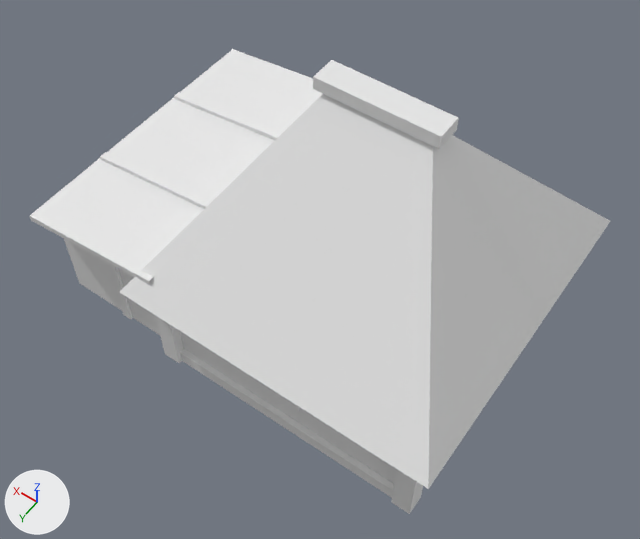
One commit to the glTF model assets/models/weaver-cottage.glb: the scene before it, then after it.
Both versions are drawn from a camera (50 mm lens) standing at (-5.88, 8.05, 13.44) and looking at (-0.8, 0.94, 2.26). Every picture has the same lights, and +X, +Y and +Z are marked at lower left. The picture after the commit comes second. Vertices at exactly the same position are counted once.

Objects in the first picture: 'weaver-cottage'.
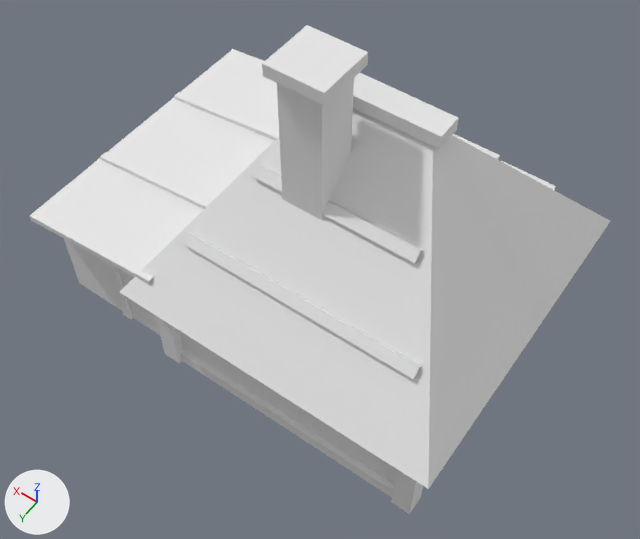
Location of each change, [x1, y1, x2, y2] in pixels of the pictures (640 x 539 px):
'weaver-cottage', reshaped
    before: [30, 49, 610, 514]
    after: [30, 25, 610, 514]
part 1 of me_weaver_cottage, added
    after: [277, 78, 354, 220]
part 2 of me_weaver_cottage, added
    after: [262, 25, 368, 106]
part 3 of me_weaver_cottage, added
    after: [184, 134, 558, 380]

The change, as a diff of the scene's bpy script:
```diff
--- a/assets/models/weaver-cottage.glb.py
+++ b/assets/models/weaver-cottage.glb.py
@@ me_weaver_cottage @@
 # used by ob_weaver_cottage; location = (0.0, 0.0, 0.0)
-me_weaver_cottage.from_pydata(...)  # 358 vertices, 486 faces; spans x -4.1..4.0, y -3.0..3.0, z 0.0..5.39
+me_weaver_cottage.from_pydata(...)  # 406 vertices, 540 faces; spans x -4.1..4.0, y -3.0..3.0, z 0.0..6.4
+# me_weaver_cottage part 1: the loose piece of 8 vertices spanning x -3.6..1.2, y -2.5..2.5, z 0.0..2.3 is copied, and the copy is scaled about its middle by (0.146, 0.14, 1.26), then moved by (0.5, 0.9, 3.7); it spans x -1.05..-0.35, y 0.55..1.25, z 3.4..6.3
+# me_weaver_cottage part 2: a new loose piece, a box spanning x -1.17..-0.23, y 0.43..1.37, z 6.2..6.4, in mat_palette (its picture is missing)
+# me_weaver_cottage part 3
+# 16 vertices are added at x -3.26..-2.59, y -2.2..2.2, z 2.91..4.19
+# 8 new vertices lie (4.12, 0.0, 0.0) away from vertices in x -3.26, y -2.2..2.2, z 2.91..3.12
+# 8 new vertices lie (2.78, 0.0, 0.0) away from vertices in x -2.59, y -1.24..1.24, z 3.98..4.19
+# 32 new faces join them
 me_weaver_cottage.materials.append(mat_palette)
```
